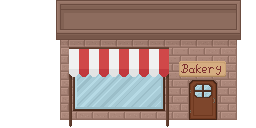
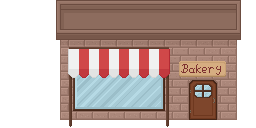
Comparing the layer stacks of the two 256x128 images. Changes:
painted on "RedWhiteThing" over [68, 49, 170, 78]
